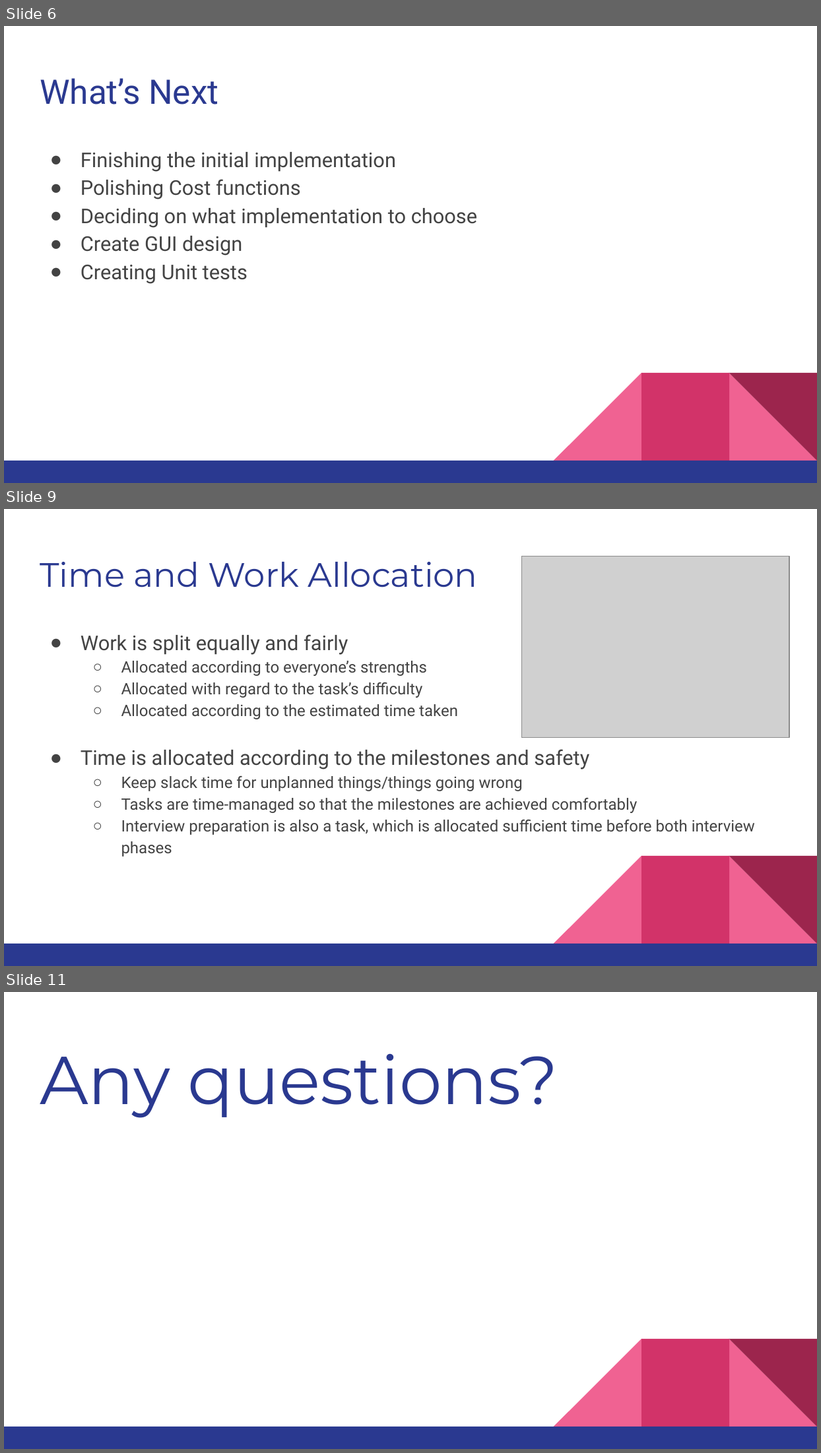
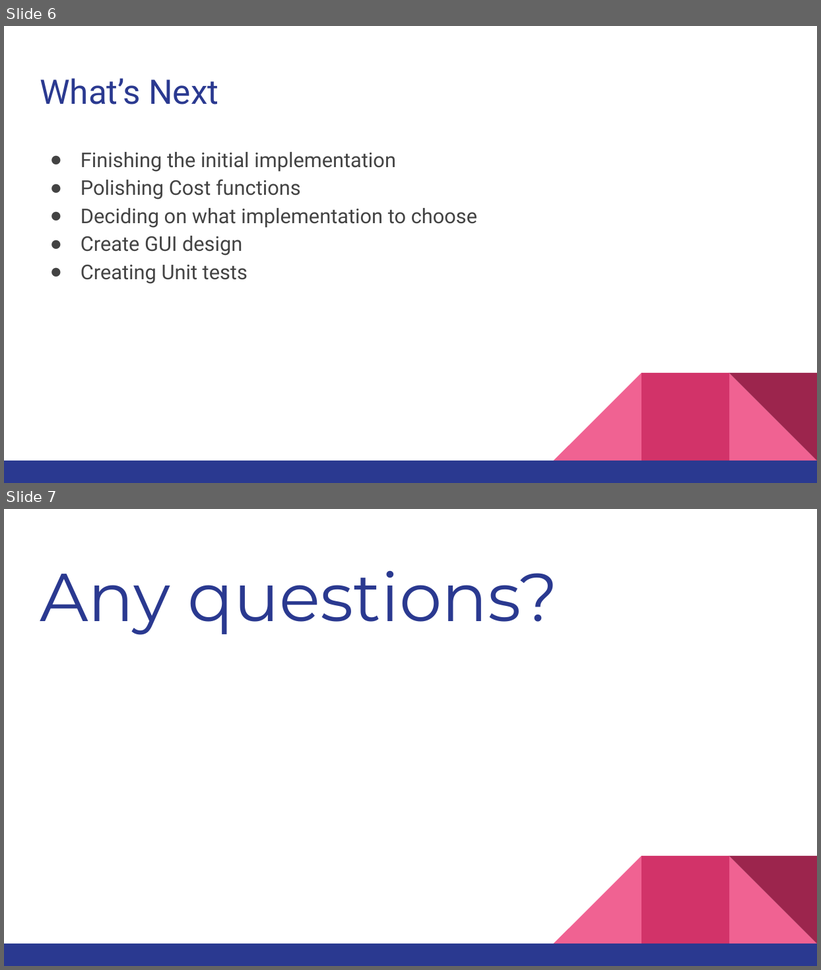
Before and after one commit to Ormulsoft/Task-Scheduler, a slide deck: Plan/Plan Presentation 2.pptx. Shown one above the other, each under a label of ours: slides 6, 9 and 11 before the commit, slides 6 and 7 after it; the slides between them are not shown. The pictures are 821x1453 and 821x970 pixels, drawn with LibreOffice and Linux fonts; fonts in the diff are those of the drawing; grey boxes stand for pictures. Boxes give left, top, right and bottom in pixels: in the first picture for what was removed or moved away, otherwise in the second. Text is boxed around its words. In the diff, an @@ line names an element or a change of style, - is before the commit and + after.

```diff
--- a/Plan/Plan Presentation 2.pptx
+++ b/Plan/Plan Presentation 2.pptx
@@ slide 9 removed at bbox=[4, 509, 817, 966], background #FFFFFF; not listed: 5 template elements that a slide beside it also shows @@
@@ title removed at bbox=[40, 562, 478, 588] @@
-Time and Work Allocation
@@ picture removed at bbox=[522, 556, 789, 737] @@
@@ text removed at bbox=[81, 634, 755, 857] @@
-● Work is split equally and fairly
-  ○ Allocated according to everyone’s strengths
-  ○ Allocated with regard to the task’s difficulty
-  ○ Allocated according to the estimated time taken
-● Time is allocated according to the milestones and safety
-  ○ Keep slack time for unplanned things/things going wrong
-  ○ Tasks are time-managed so that the milestones are achieved comfortably
-  ○ Interview preparation is also a task, which is allocated sufficient time before both interview phases
@@ what was slide 11 is now slide 7 @@
```
Also in this commit, not shown: 2 slides changed, 2 slides added, 5 other slides removed.
